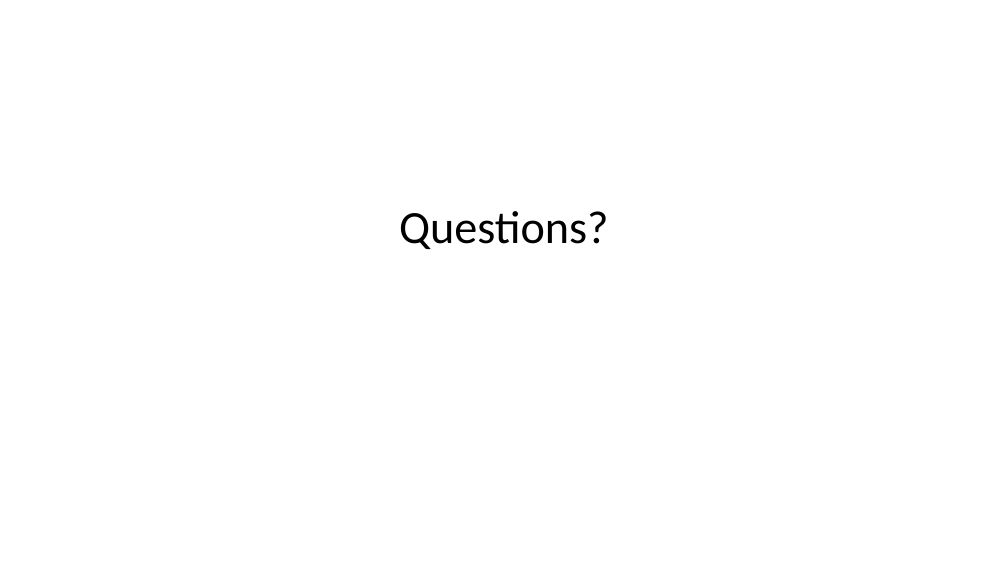
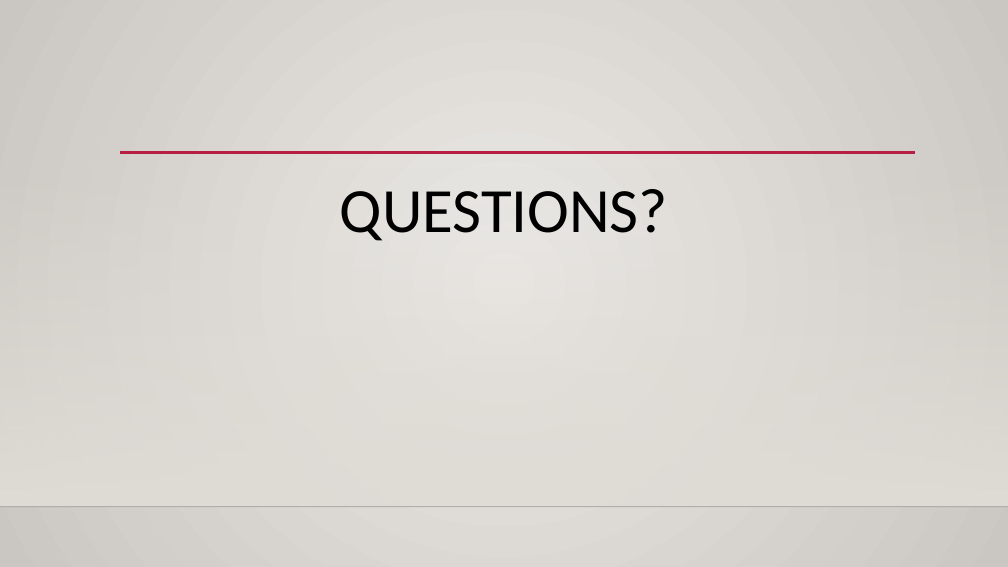
Before and after one commit to hjgoode3/NYCDSA_Python_Project, a slide deck: slide 13 of HG_Project_Presentation.pptx. Drawn at 1008x567 pixels with LibreOffice and Linux fonts; fonts in the diff are those of the drawing; background and template pictures are left out. Boxes give left, top, right and bottom in pixels: in the first picture for what was removed or moved away, otherwise in the second. Text is boxed around its words. In the diff, an @@ line names an element or a change of style, - is before the commit and + after.

```diff
--- a/HG_Project_Presentation.pptx
+++ b/HG_Project_Presentation.pptx
@@ background #FFFFFF to gradient #ECEAE7 to #CAC7C1 @@
@@ rectangle added at [0, 167, 1008, 507], fill gradient #DFDBD5 @@
@@ title "QUESTIONS?" at [340, 189, 668, 241]: vertical alignment middle to top @@
@@ line added from (120, 153) to (915, 153), #B71E42 2.5 pt @@
@@ title at [340, 189, 668, 241]: text changed; size 44 to 60 pt @@
-Questions?
+QUESTIONS?
@@ line added from (0, 507) to (1008, 507), #000001 1 pt @@
```
Also in this commit, not shown: 11 other slides changed, 1 slide added, 1 slide removed, 5 other files.
